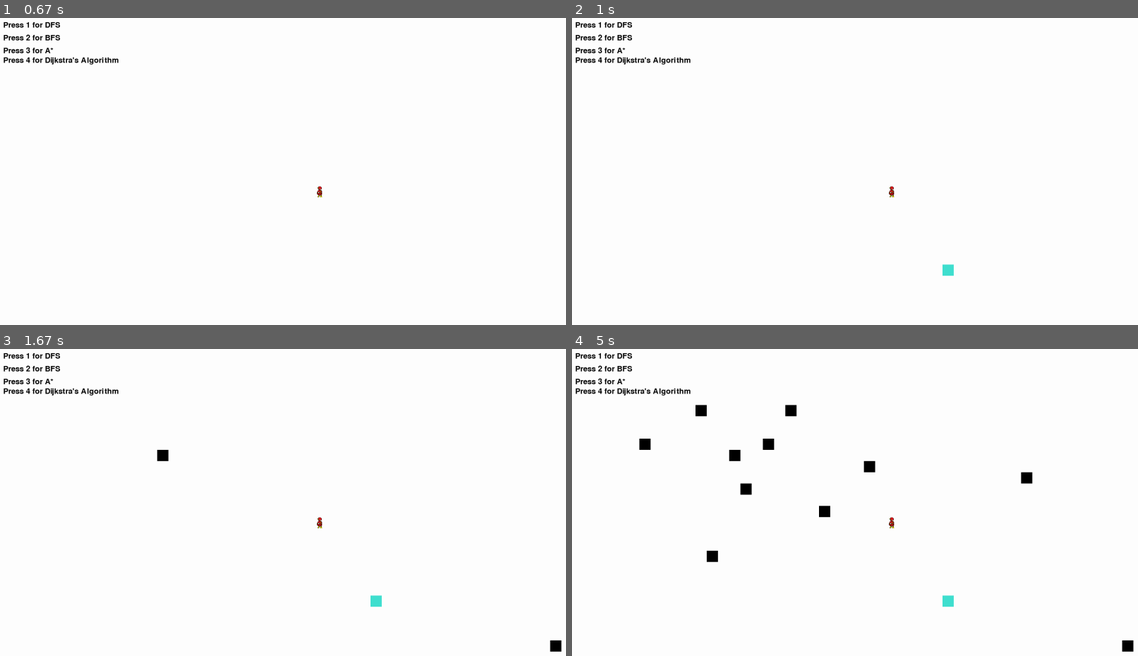
Above: before the commit, frames 1-4 (two rows, left to right).
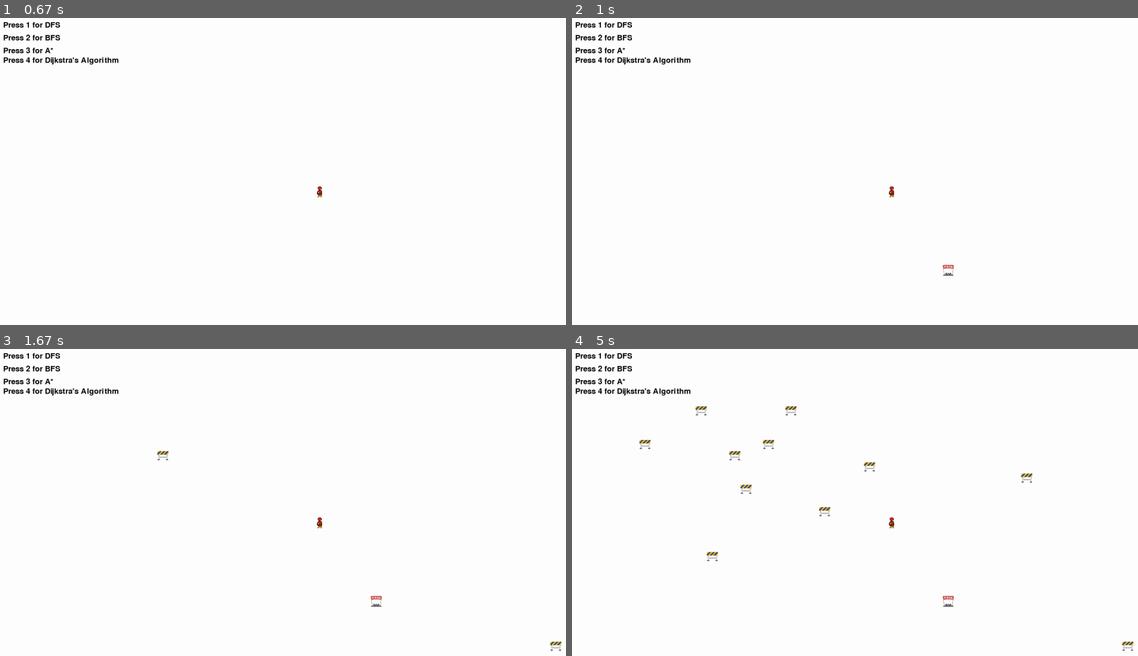
Above: after the commit, the same moments.

Repository: ad5960/RunBarryRun
Game: pygame game, started from BFS.py
The game is run twice, just before and just after one commit, with the same random seed, the same clock (stepped at 60 frames per second) and the same inputs.
Inputs (mouse positions are in pixels of both pictures, inside the frame that each line leads up to):
- Up to frame 1 (0.67 s): click (316, 189) at 0.38 s
- Up to frame 2 (1 s): click (951, 266) at 0.72 s
- Up to frame 3 (1.67 s): click (549, 643) at 1.05 s; click (169, 453) at 1.38 s
- Up to frame 4 (5 s): click (866, 462) at 1.72 s; click (787, 410) at 2.05 s; click (645, 444) at 2.38 s; tap Space at 2.67 s; click (696, 404) at 3.05 s; click (713, 560) at 3.38 s; click (747, 493) at 3.72 s; click (1019, 477) at 4.05 s; click (826, 508) at 4.38 s; click (770, 441) at 4.72 s

Frame 1 is identical in both runs. In frame 2, less than 0.1% of the frame differs, in the area x 65-68%, y 80-85%; in frame 3, 0.2%; in frame 4, 1.0%, in the area x 11-100%, y 18-99%.

Commit message:
updating colors with icons

Diff:
--- a/BFS.py
+++ b/BFS.py
@@ -11,6 +11,9 @@
 
 FLASH_ASSET_PATH = os.path.join(os.path.dirname(__file__), "flash_asset.png")
 FLASH_STILL_ASSET_PATH = os.path.join(os.path.dirname(__file__), "flash_still.png")
+OBSTACLE_ASSET_PATH = os.path.join(os.path.dirname(__file__), "obstacle.png")
+FINISH_STILL_ASSET_PATH = os.path.join(os.path.dirname(__file__), "finish.png")
+SEARCH_ASSET_PATH = os.path.join(os.path.dirname(__file__), "wavesound.png")
 
 FLASH_IMAGE = pygame.image.load(FLASH_ASSET_PATH)
 FLASH_IMAGE = pygame.transform.scale(FLASH_IMAGE, (SLOT_SIZE, SLOT_SIZE))
@@ -18,8 +21,17 @@
 FLASH_STILL_IMAGE = pygame.image.load(FLASH_STILL_ASSET_PATH)
 FLASH_STILL_IMAGE = pygame.transform.scale(FLASH_STILL_IMAGE, (SLOT_SIZE, SLOT_SIZE))
 
+OBSTACLE_STILL_IMAGE = pygame.image.load(OBSTACLE_ASSET_PATH)
+OBSTACLE_STILL_IMAGE = pygame.transform.scale(OBSTACLE_STILL_IMAGE, (SLOT_SIZE, SLOT_SIZE))
+
+FINISH_STILL_IMAGE = pygame.image.load(FINISH_STILL_ASSET_PATH)
+FINISH_STILL_IMAGE = pygame.transform.scale(FINISH_STILL_IMAGE, (SLOT_SIZE, SLOT_SIZE))
+
+SEARCH_STILL_IMAGE = pygame.image.load(SEARCH_ASSET_PATH)
+SEARCH_STILL_IMAGE = pygame.transform.scale(SEARCH_STILL_IMAGE, (SLOT_SIZE, SLOT_SIZE))
+
 WIN = pygame.display.set_mode((WIDTH, HEIGHT))
-pygame.display.set_caption("DFS Path Finding Algorithm")
+pygame.display.set_caption("CS664 Project - Run Barry Run")
 
 RED = (255, 0, 0)
 GREEN = (0, 255, 0)
@@ -67,15 +79,18 @@
 
     def make_closed(self):
         self.color = GREY
+        self.image = SEARCH_STILL_IMAGE
 
     def make_open(self):
-        self.color = GREEN
+        self.color = WHITE
 
     def make_barrier(self):
         self.color = BLACK
+        self.image = OBSTACLE_STILL_IMAGE
 
     def make_end(self):
         self.color = TURQUOISE
+        self.image = FINISH_STILL_IMAGE
 
     def make_path(self):
         self.color = PURPLE
Binary file added: finish.png
Binary file added: obstacle.png
Binary file added: wavesound.png
